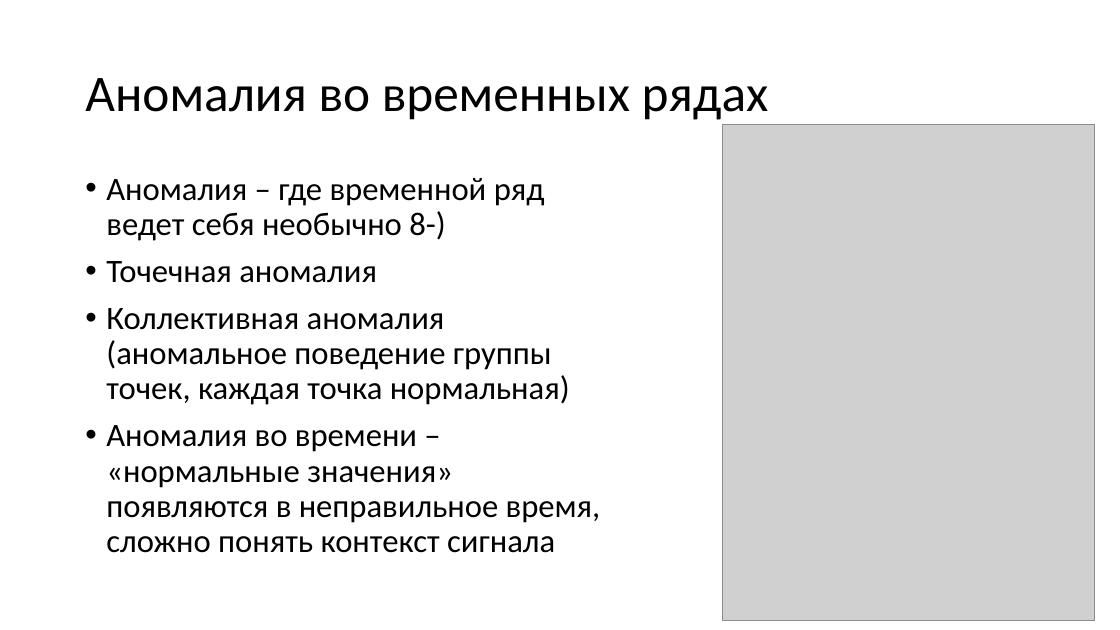
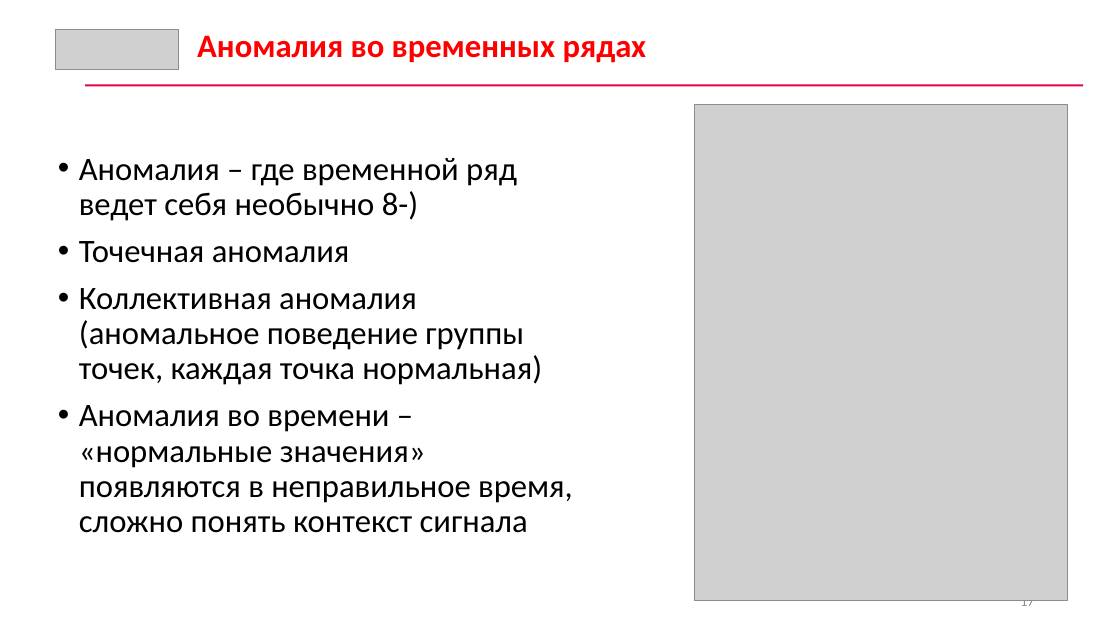
Before and after one commit to CyberLympha/data-analyze-for-cybersecurity, a slide deck: slide 17 of Лекции/2/Анализ данных систем мониторинга.pptx. Drawn at 1120x630 pixels with LibreOffice and Linux fonts; fonts in the diff are those of the drawing; grey boxes stand for pictures. Boxes give left, top, right and bottom in pixels: in the first picture for what was removed or moved away, otherwise in the second. Text is boxed around its words. In the diff, an @@ line names an element or a change of style, - is before the commit and + after.

```diff
--- a/Лекции/2/Анализ данных систем мониторинга.pptx
+++ b/Лекции/2/Анализ данных систем мониторинга.pptx
@@ picture added at (55, 29, 179, 70) @@
@@ text "Аномалия во временных рядах": place and size @@
-text "Аномалия во временных рядах" at (85, 78, 769, 120)
+text "Аномалия во временных рядах" at (197, 35, 647, 63)
@@ text "Аномалия во временных рядах" at (197, 35, 647, 63): size 44 to 28 pt, text colour #000000 to #FF0000, bold on; line spacing 0.9 to 1; vertical alignment middle to top @@
@@ rectangle added at (85, 85, 1083, 87), fill #E20443 @@
@@ picture: place and size @@
-picture at (723, 124, 1095, 621)
+picture at (695, 104, 1067, 601)
@@ text "Аномалия – где временной ряд ...": place and size @@
-text "Аномалия – где временной ряд ..." at (106, 178, 600, 553)
+text "Аномалия – где временной ряд ..." at (79, 158, 572, 533)
@@ page number added at (1020, 600, 1034, 610), 12 pt, text #8C8C8C @@
+17
```
Also in this commit, not shown: 3 other slides changed.
